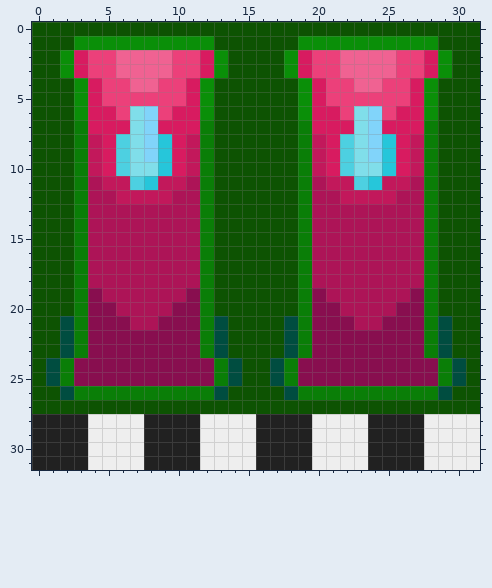
Edited in one commit: pixel-art sprite (UnityPlayboy/Assets/Sprites/Sprite-normalWall.png). Above: the version before the commit.
The file is 32x32 pixels.
Now the later version:
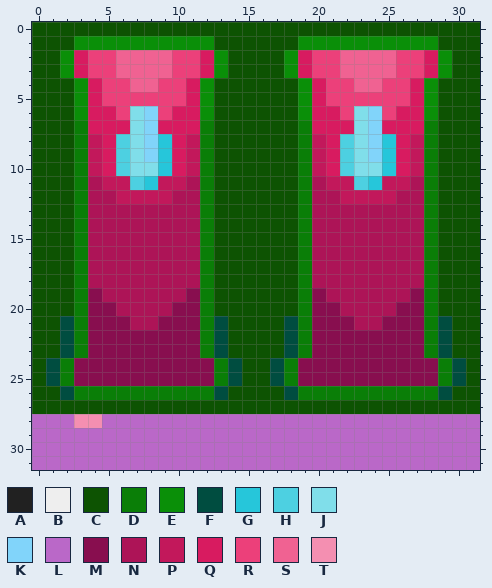
Palette (. is transparent): A #212121  B #eeeeee  C #0d5302  D #0a7e07  E #0a8f08  F #004d40  G #26c6da  H #4dd0e1  J #80deea  K #81d4fa  L #ba68c8  M #880e4f  N #ad1457  P #c2185b  Q #d81b60  R #ec407a  S #f06292  T #f48fb1
Change:
Colour A gives way to colour L in row 28 at x 0 to 2, 8 to 11, 16 to 19 and 24 to 27; in rows 29 to 31 at x 0 to 3, 8 to 11, 16 to 19 and 24 to 27.
Colour B gives way to colour L in row 28 at x 5 to 7, 12 to 15, 20 to 23 and 28 to 31; in rows 29 to 31 at x 4 to 7, 12 to 15, 20 to 23 and 28 to 31.
Colour A gives way to colour T in row 28 at x 3.
Colour B gives way to colour T in row 28 at x 4.
Pixel boxes of the changes (left, top, right, bottom) in both pictures:
changed: (32, 414, 480, 470)
